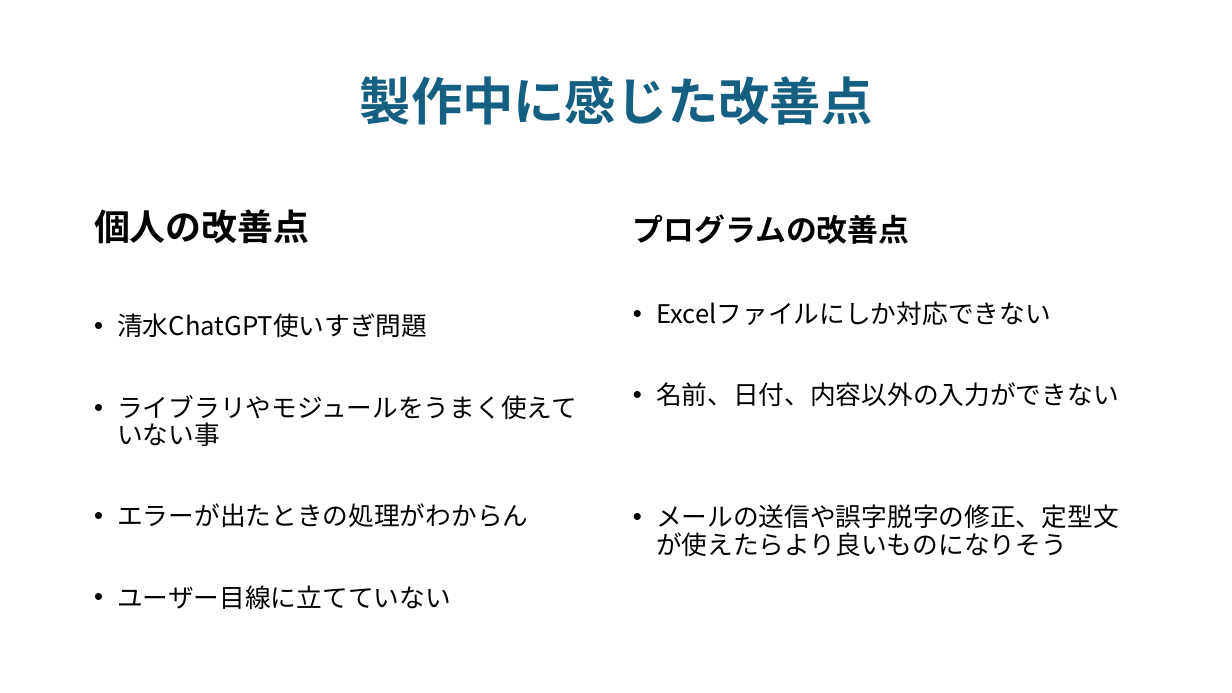
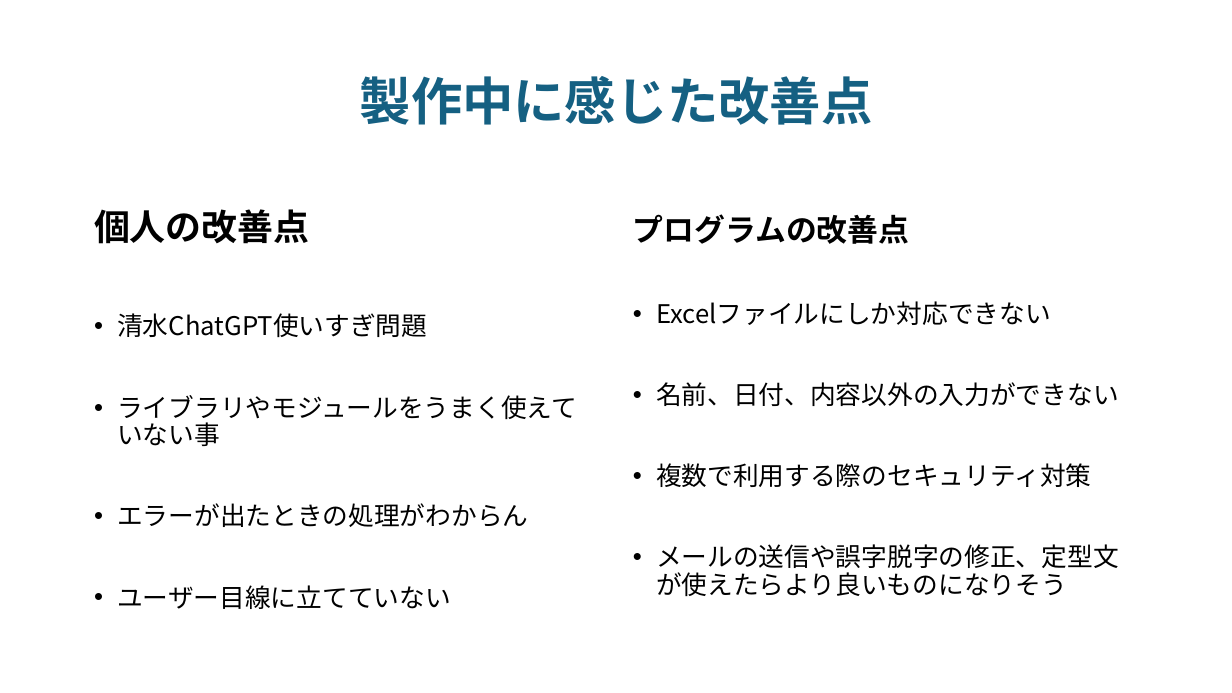
Before and after one commit to Yuzen-1017/share_school, a slide deck: slide 4 of 発表用完成版/制作発表.pptx. Drawn at 1232x693 pixels with LibreOffice and Linux fonts; fonts in the diff are those of the drawing. Boxes give left, top, right and bottom in pixels: in the first picture for what was removed or moved away, otherwise in the second. Text is boxed around its words. In the diff, an @@ line names an element or a change of style, - is before the commit and + after.

```diff
--- a/発表用完成版/制作発表.pptx
+++ b/発表用完成版/制作発表.pptx
@@ text at [656, 463, 1092, 487]: paragraph added @@
+• 複数で利用する際のセキュリティ対策
```
Also in this commit, not shown: 3 other files.
